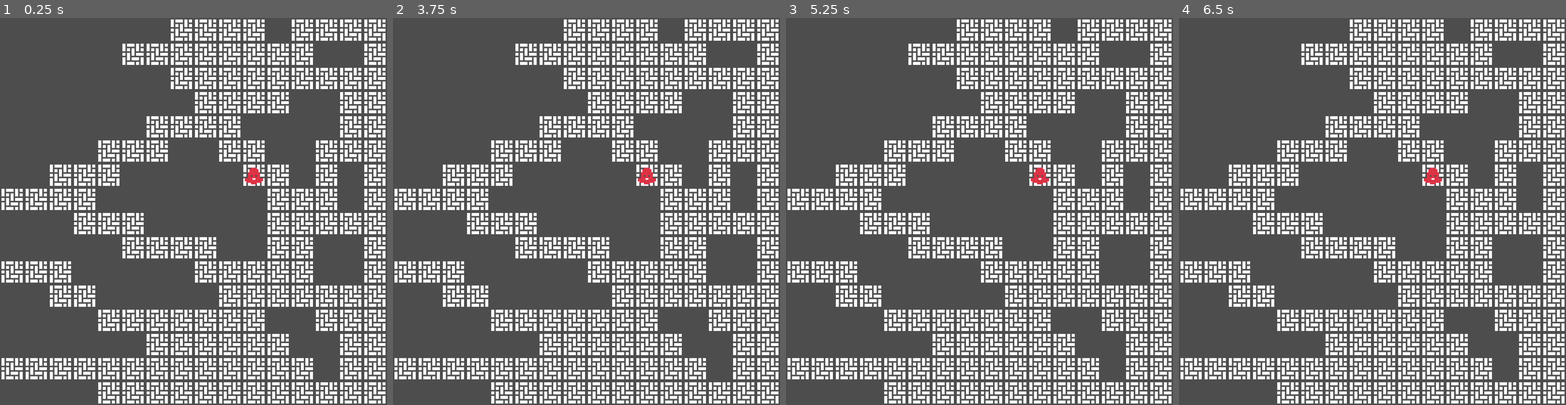
Above: before the commit, frames 1-4 (left to right).
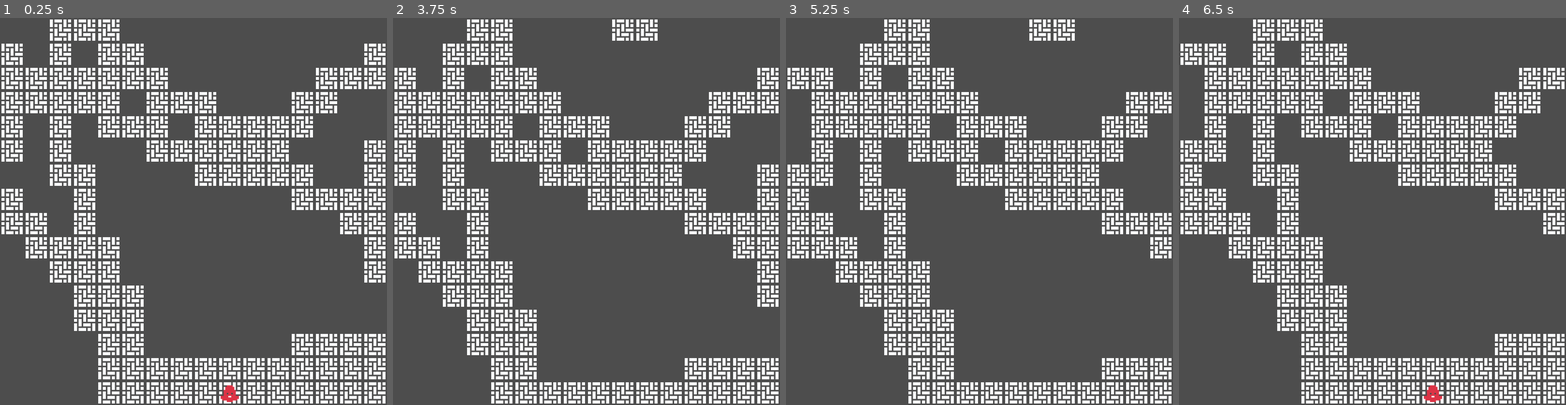
Above: after the commit, the same moments.

Repository: jimkang/throng
Game: Godot game, scene res://throng_root_node.tscn
Two runs of this game, one before a commit and one after it. Both use one fixed random seed, a clock stepped at 60 frames per second and the inputs below.
Inputs:
- Up to frame 1 (0.25 s): no input
- Up to frame 2 (3.75 s): tap Enter at 0.5, 2, 3.5 s; hold Right (ui_right) 0.53-1.28 s; tap Space at 1.25, 2.75 s; hold Down (ui_down) 1.28-2.03 s; hold Right (ui_right) 2.03-2.78 s; hold Up (ui_up) 2.78-3.53 s; hold Left (ui_left) from 3.53 s (still down)
- Up to frame 3 (5.25 s): tap Space at 4.25 s; release Left (ui_left) at 5.03 s; hold Down (ui_down) from 5.03 s (still down)
- Up to frame 4 (6.5 s): release Down (ui_down) at 5.78 s; hold Right (ui_right) from 5.78 s (still down)

The runs differ from the first frame. In frame 1, 28% of the frame differs, in the area x 0-100%, y 0-100%; in frame 2, 28%; in frame 3, 30%; in frame 4, 29%.

Commit message:
Add (would-be) centroid with camera on it so scrolling can happen.

Diff:
--- /dev/null
+++ b/throng_centroid.gd
@@ -0,0 +1,28 @@
+extends Node2D
+
+@export var move_size: int
+
+# Called when the node enters the scene tree for the first time.
+func _ready():
+	pass # Replace with function body.
+
+func _process(_delta):
+	handle_move()
+
+func handle_move():
+	var x = 0
+	var y = 0
+	if Input.is_action_just_released("ui_left"):
+		x -= 1
+	if Input.is_action_just_released("ui_right"):
+		x += 1
+	if Input.is_action_just_released("ui_up"):
+		y -= 1
+	if Input.is_action_just_released("ui_down"):
+		y += 1
+
+	var move = Vector2(x * move_size, y * move_size)
+	var screen_size = get_window().size
+	self.position += move
+	self.position.x = clamp(self.position.x, 0, screen_size.x)
+	self.position.y = clamp(self.position.y, 0, screen_size.y)
--- /dev/null
+++ b/throng_centroid.tscn
@@ -0,0 +1,9 @@
+[gd_scene load_steps=2 format=3 uid="uid://cac12t1cek4hm"]
+
+[ext_resource type="Script" path="res://throng_centroid.gd" id="1_tibyc"]
+
+[node name="ThrongCentroid" type="Node2D"]
+script = ExtResource("1_tibyc")
+move_size = 64
+
+[node name="Camera2D" type="Camera2D" parent="."]
--- a/throng_root_node.gd
+++ b/throng_root_node.gd
@@ -7,6 +7,7 @@
 @export var Individual: PackedScene
 
 var Alligator = preload("res://alligator.tscn")
+var ThrongCentroid = preload('res://throng_centroid.tscn')
 
 var tile_indexes_for_names = {
 	'parquet': Vector2i(16, 0)
@@ -33,8 +34,13 @@
 	# position is the origin of the node. Since the node centers its children
 	# around the origin, we have to put the position in the center of the tile.
 	player.position = (player_location + half_unit_vec) * tile_size
+	print('Put player at ', player.position)
 	possible_individual_locations.erase(player_location)
 	add_child(player)
+
+	var throng_centroid = ThrongCentroid.instantiate()
+	add_child(throng_centroid)
+	throng_centroid.position = player.position
 
 	var alligator = Alligator.instantiate()
 	var alligator_location = Vector2(possible_individual_locations.pick_random())
@@ -42,6 +48,7 @@
 	possible_individual_locations.erase(alligator_location)
 	add_child(alligator)
 
+
 # Called every frame. 'delta' is the elapsed time since the previous frame.
 func _process(_delta):
 	pass
--- a/throng_root_node.tscn
+++ b/throng_root_node.tscn
@@ -7,9 +7,9 @@
 
 [node name="throng_root_node" type="Node2D"]
 script = ExtResource("1_q6lao")
-map_dimensions = Vector2i(16, 16)
+map_dimensions = Vector2i(32, 32)
 map_gen_iteration_range = [4, 7]
-map_gen_branch_len_range = [2.0, 12.0]
+map_gen_branch_len_range = [2.0, 18.0]
 tile_size = 64
 Individual = ExtResource("2_pxdvf")
 
